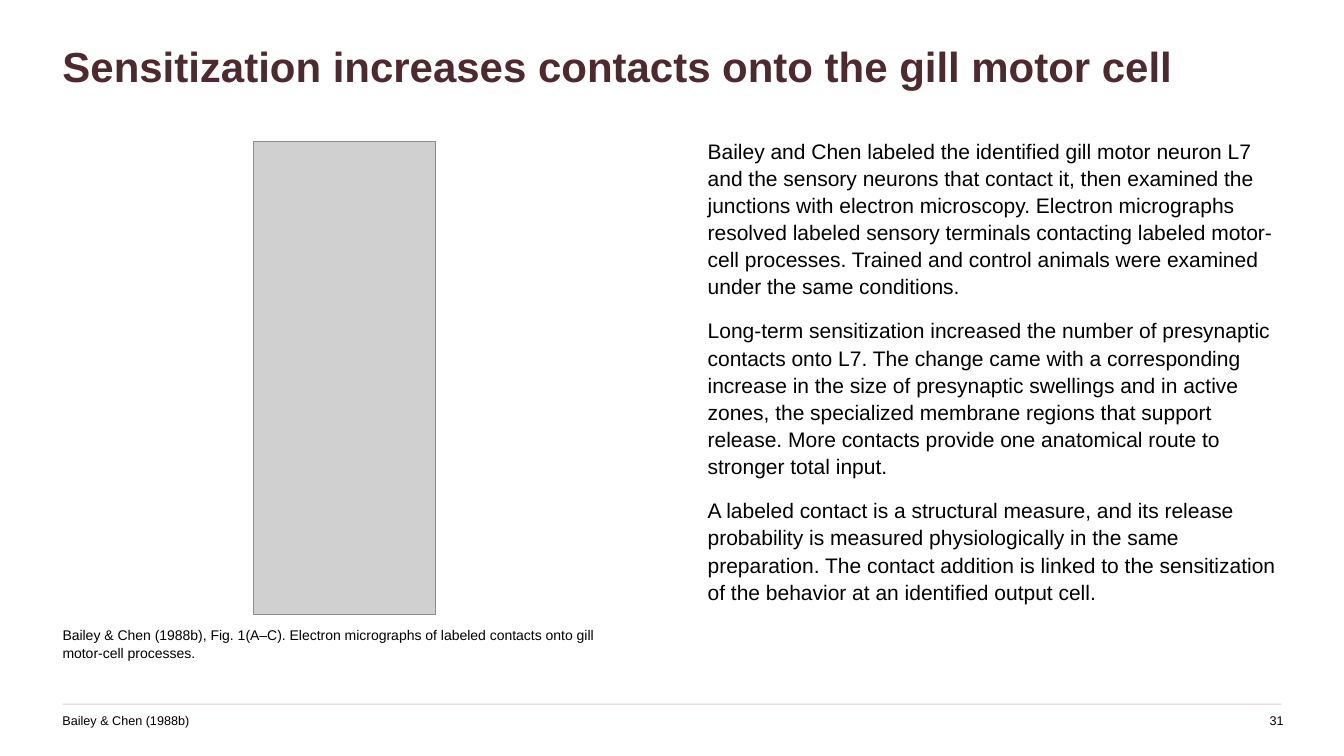
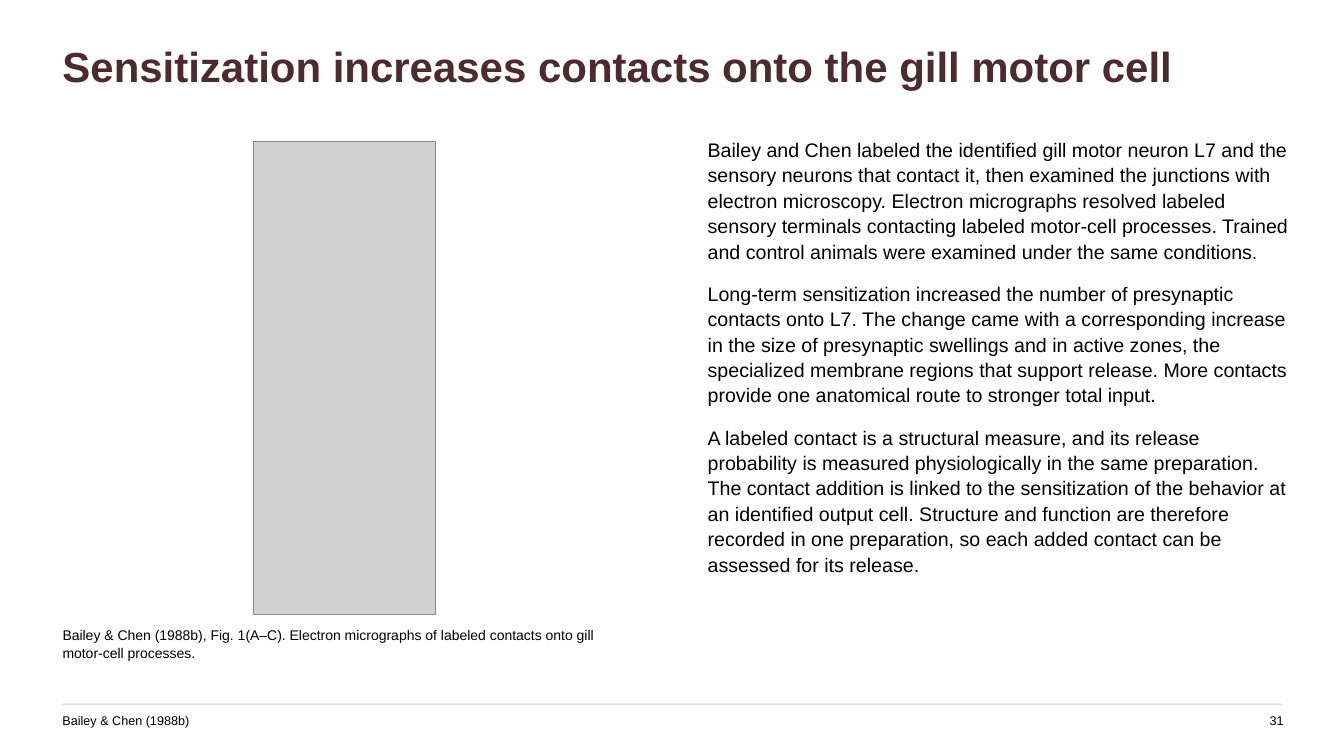
Before and after one commit to jordanxxlopez/NEUROETHOLOGY, a slide deck: slide 41 of scaffolded/Neuroethology_Lecture36_FA2026_SCAFFOLDED.pptx. Drawn at 1344x756 pixels with LibreOffice and Linux fonts; fonts in the diff are those of the drawing; grey boxes stand for pictures. Boxes give left, top, right and bottom in pixels: in the first picture for what was removed or moved away, otherwise in the second. Text is boxed around its words. In the diff, an @@ line names an element or a change of style, - is before the commit and + after.

```diff
--- a/scaffolded/Neuroethology_Lecture36_FA2026_SCAFFOLDED.pptx
+++ b/scaffolded/Neuroethology_Lecture36_FA2026_SCAFFOLDED.pptx
@@ text at [708,142,1288,406]: size 15 to 14 pt in "Bailey and Chen labeled the identified gill ...", "Long-term sensitization increased the number of presynaptic ..." @@
@@ text at [708,430,1285,573]: text changed; size 15 to 14 pt @@
-A labeled contact is a structural measure, and its release probability is measured physiologically in the same preparation. The contact addition is linked to the sensitization of the behavior at an identified output cell.
+A labeled contact is a structural measure, and its release probability is measured physiologically in the same preparation. The contact addition is linked to the sensitization of the behavior at an identified output cell. Structure and function are therefore recorded in one preparation, so each added contact can be assessed for its release.
```
Also in this commit, not shown: 41 other slides changed, 3 other files.
